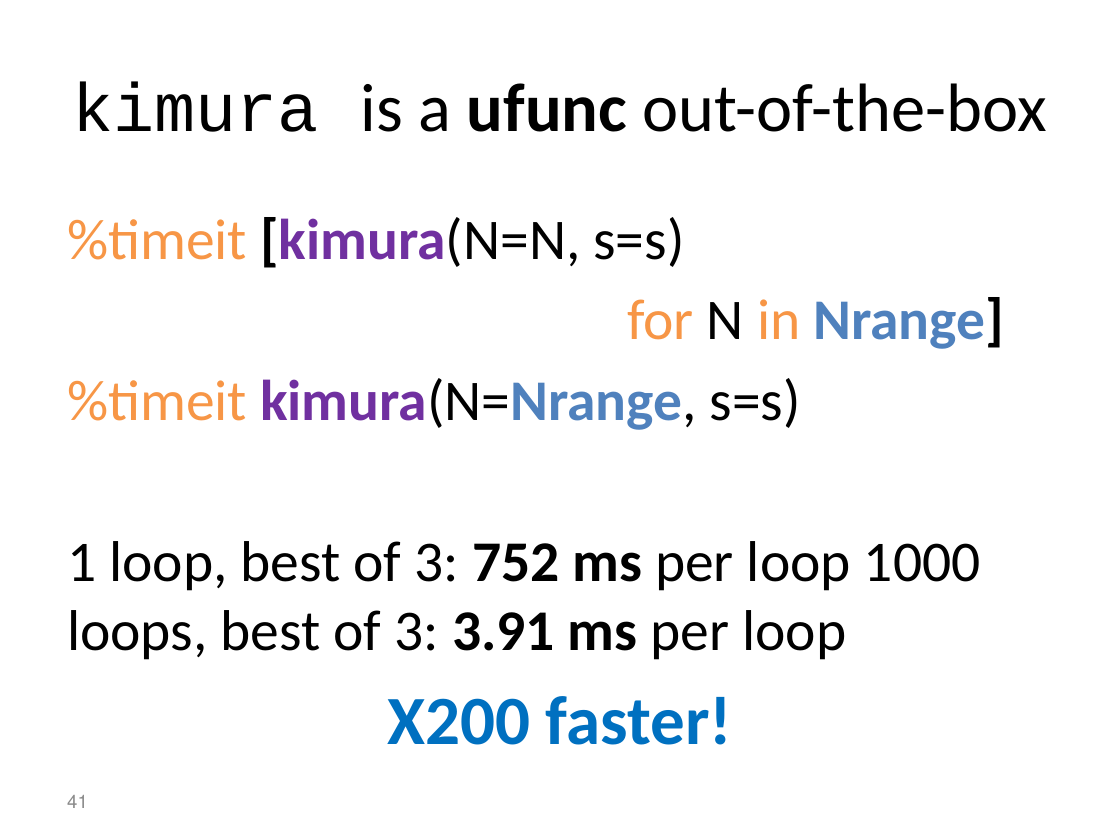
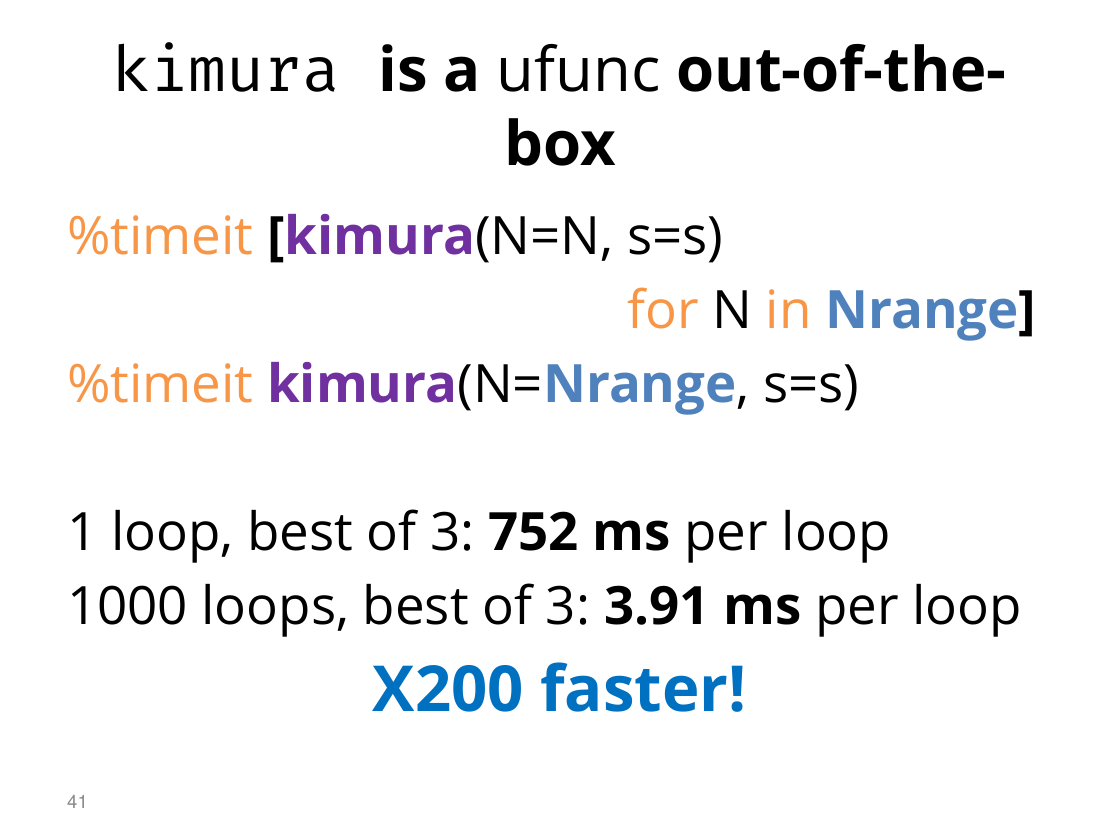
Before and after one commit to yoavram/PyConIL2016, a slide deck: slide 41 of presentation.pptx. Drawn at 1120x840 pixels with LibreOffice and Linux fonts; fonts in the diff are those of the drawing. Boxes give left, top, right and bottom in pixels: in the first picture for what was removed or moved away, otherwise in the second. Text is boxed around its words. In the diff, an @@ line names an element or a change of style, - is before the commit and + after.

Commit message:
modified fonts

```diff
--- a/presentation.pptx
+++ b/presentation.pptx
@@ title "kimura is a ufunc out-of-the-box" at [113, 42, 1007, 166]: size 44 to 39.6 pt; font Courier New to Fira Code in "kimura"; font Calibri to Open Sans in "is a ufunc out-of-the-box"; bold on in "is a out-of-the-box"; bold off in "ufunc" @@
@@ text at [67, 214, 1036, 712]: size 37 to 34 pt in "%timeit [kimura(N=N, s=s)", "for N in Nrange]", "%timeit kimura(N=Nrange, s=s)"; font Calibri to Open Sans in "%timeit [kimura(N=N, s=s)", "for N in Nrange]", "%timeit kimura(N=Nrange, s=s)", "X200 faster!"; size 44.4 to 40.8 pt in "X200 faster!" @@
@@ text at [67, 509, 1022, 637]: text changed; size 37 to 34 pt; font Calibri to Open Sans @@
-1 loop, best of 3: 752 ms per loop 1000 loops, best of 3: 3.91 ms per loop
+1 loop, best of 3: 752 ms per loop
+1000 loops, best of 3: 3.91 ms per loop
```
Also in this commit, not shown: 59 other slides changed, 4 slides added, 3 slides removed.
